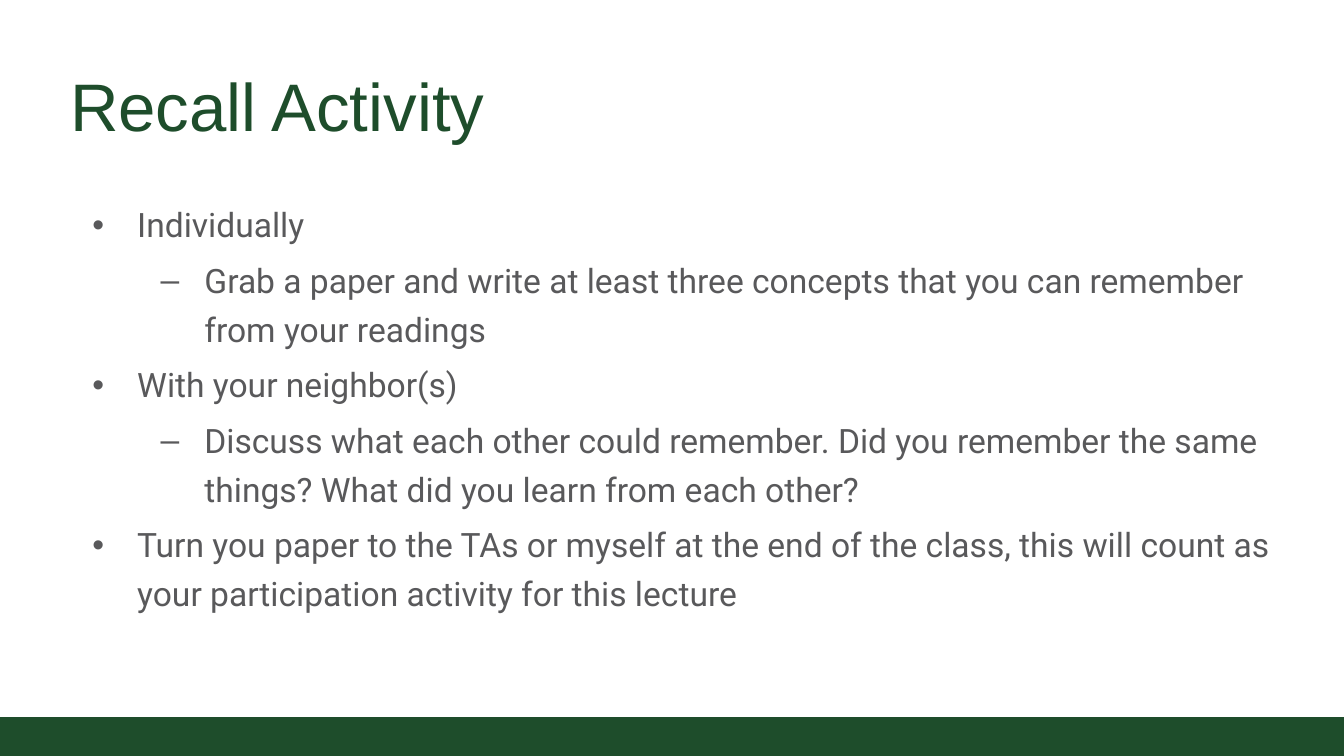
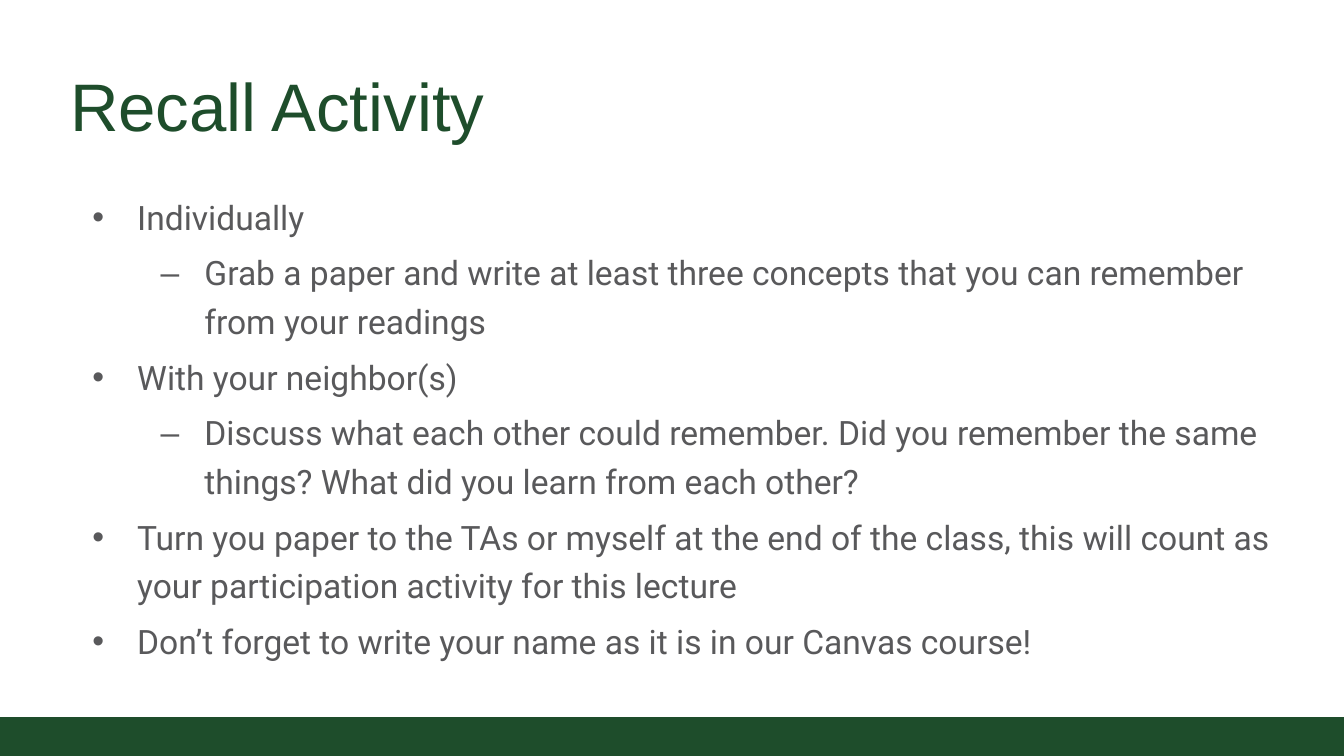
Before and after one commit to CSU-CompSci-CS163-4/Handouts, a slide deck: slide 4 of slides/On-Campus/02_01_Variables.pptx. Drawn at 1344x756 pixels with LibreOffice and Linux fonts; fonts in the diff are those of the drawing; background and template pictures are left out. Boxes give left, top, right and bottom in pixels: in the first picture for what was removed or moved away, otherwise in the second. Text is boxed around its words. In the diff, an @@ line names an element or a change of style, - is before the commit and + after.

Commit message:
Variables lecture updated

```diff
--- a/slides/On-Campus/02_01_Variables.pptx
+++ b/slides/On-Campus/02_01_Variables.pptx
@@ text "Individually": place and size @@
-text "Individually" at bbox=[137, 212, 1270, 613]
+text "Individually" at bbox=[137, 205, 1270, 661]
@@ text at bbox=[137, 628, 1031, 661]: paragraph added @@
+• Don’t forget to write your name as it is in our Canvas course!
```
